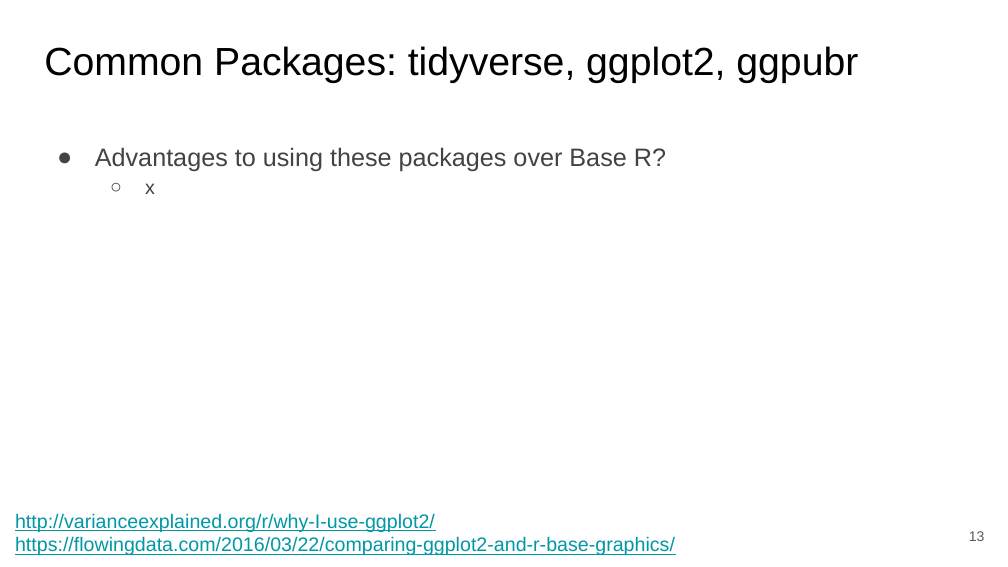
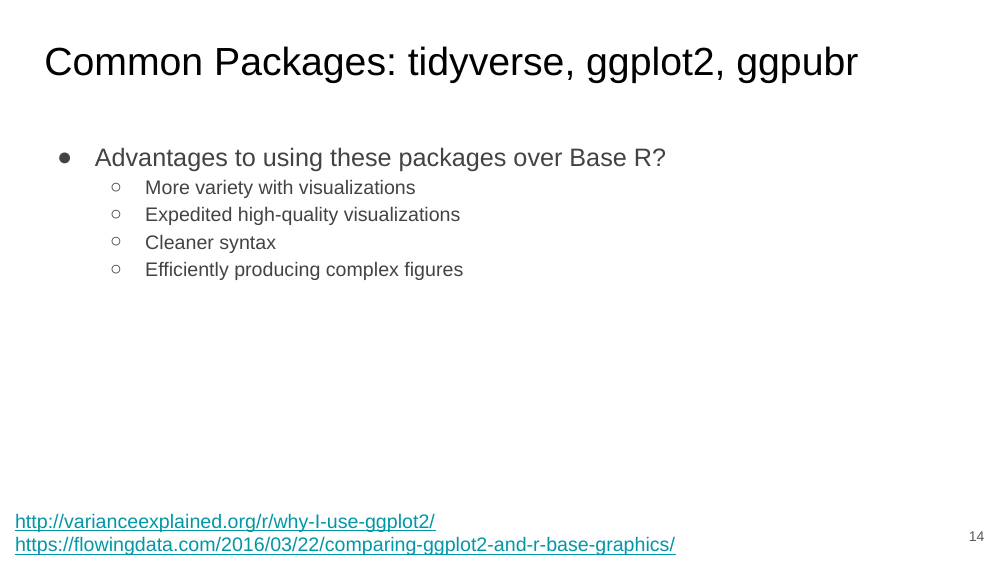
Before and after one commit to SuLab/Applied-Bioinformatics, a slide deck: slide 14 of Lectures/B5.a_R-AdvancedPlotting.pptx (slide 13 before the commit). Drawn at 1008x567 pixels with LibreOffice and Linux fonts; fonts in the diff are those of the drawing. Boxes give left, top, right and bottom in pixels: in the first picture for what was removed or moved away, otherwise in the second. Text is boxed around its words. In the diff, an @@ line names an element or a change of style, - is before the commit and + after.

```diff
--- a/Lectures/B5.a_R-AdvancedPlotting.pptx
+++ b/Lectures/B5.a_R-AdvancedPlotting.pptx
@@ text at (145, 179, 463, 280): text changed @@
-  ○ x
+  ○ More variety with visualizations
+  ○ Expedited high-quality visualizations
+  ○ Cleaner syntax
+  ○ Efficiently producing complex figures
@@ page number at (969, 531, 985, 541): text changed @@
-13
+14
```
Also in this commit, not shown: 2 other slides changed, 1 slide added.
